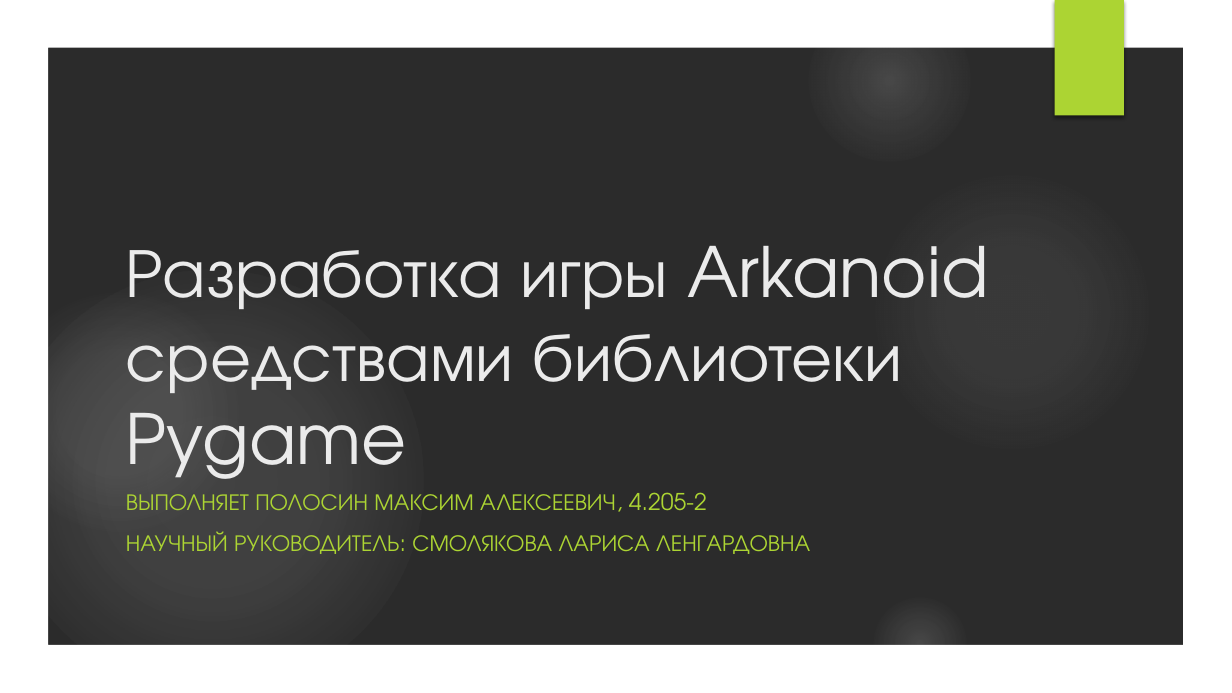
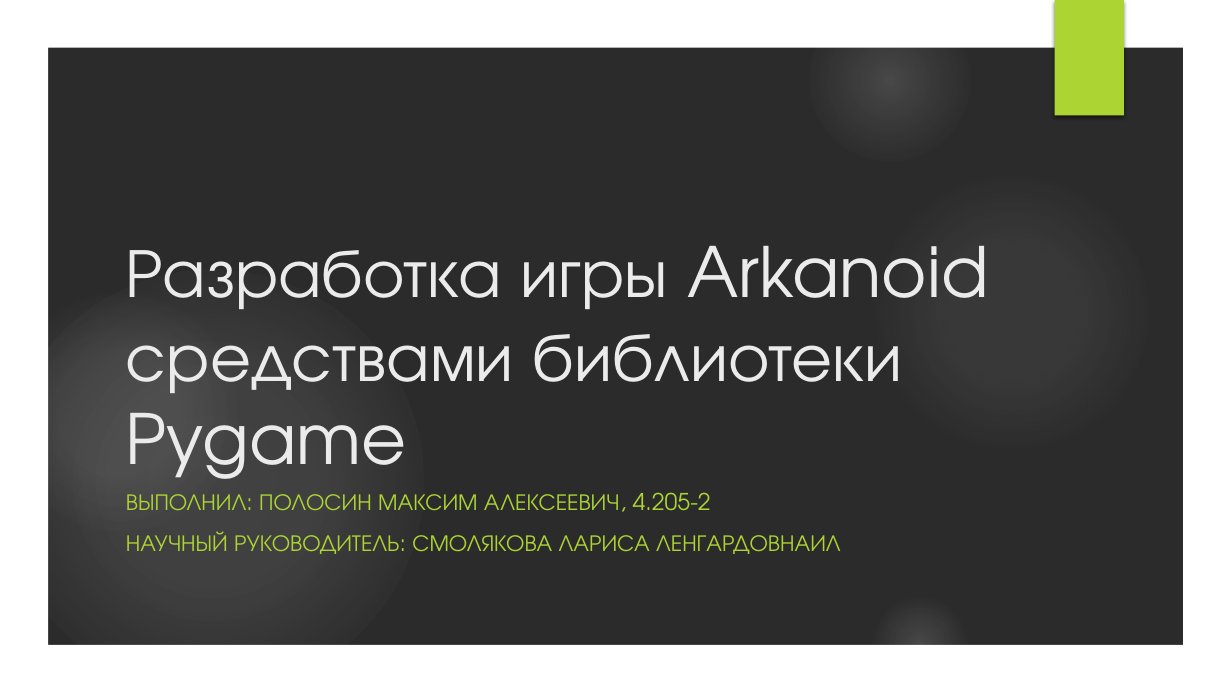
Before and after one commit to PolosinMaxim/CourseWork_Arcanoid, a slide deck: slide 1 of !Полосин 4.205-2 Презентация.pptx. Drawn at 1232x693 pixels with LibreOffice and Linux fonts; fonts in the diff are those of the drawing; background and template pictures are left out; a plain dark background stands for a picture behind light text. Boxes give left, top, right and bottom in pixels: in the first picture for what was removed or moved away, otherwise in the second. Text is boxed around its words. In the diff, an @@ line names an element or a change of style, - is before the commit and + after.

```diff
--- a/!Полосин 4.205-2 Презентация.pptx
+++ b/!Полосин 4.205-2 Презентация.pptx
@@ subtitle at (126,492,841,554): text changed @@
-ВЫПОЛНЯЕТ ПОЛОСИН МАКСИМ АЛЕКСЕЕВИЧ, 4.205-2
-НАУЧНЫЙ РУКОВОДИТЕЛЬ: СМОЛЯКОВА ЛАРИСА ЛЕНГАРДОВНА
+ВЫПОЛНИЛ: ПОЛОСИН МАКСИМ АЛЕКСЕЕВИЧ, 4.205-2
+НАУЧНЫЙ РУКОВОДИТЕЛЬ: СМОЛЯКОВА ЛАРИСА ЛЕНГАРДОВНАИЛ
```
Also in this commit, not shown: 3 other slides changed, 1 slide removed, 1 other file.
